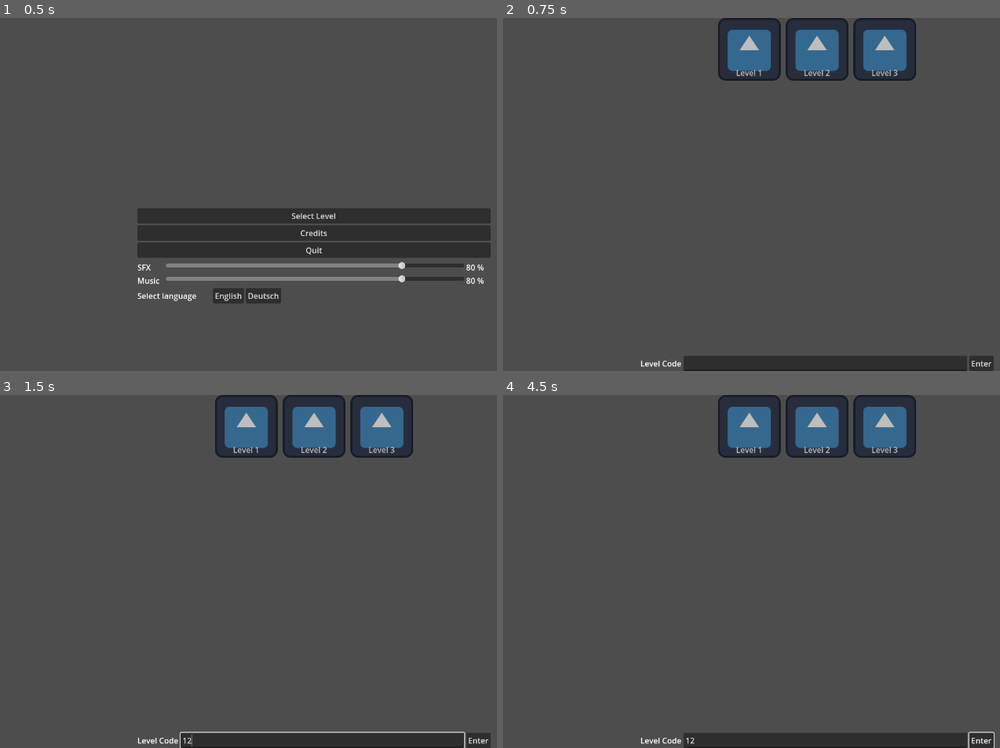
Above: before the commit, frames 1-4 (two rows, left to right).
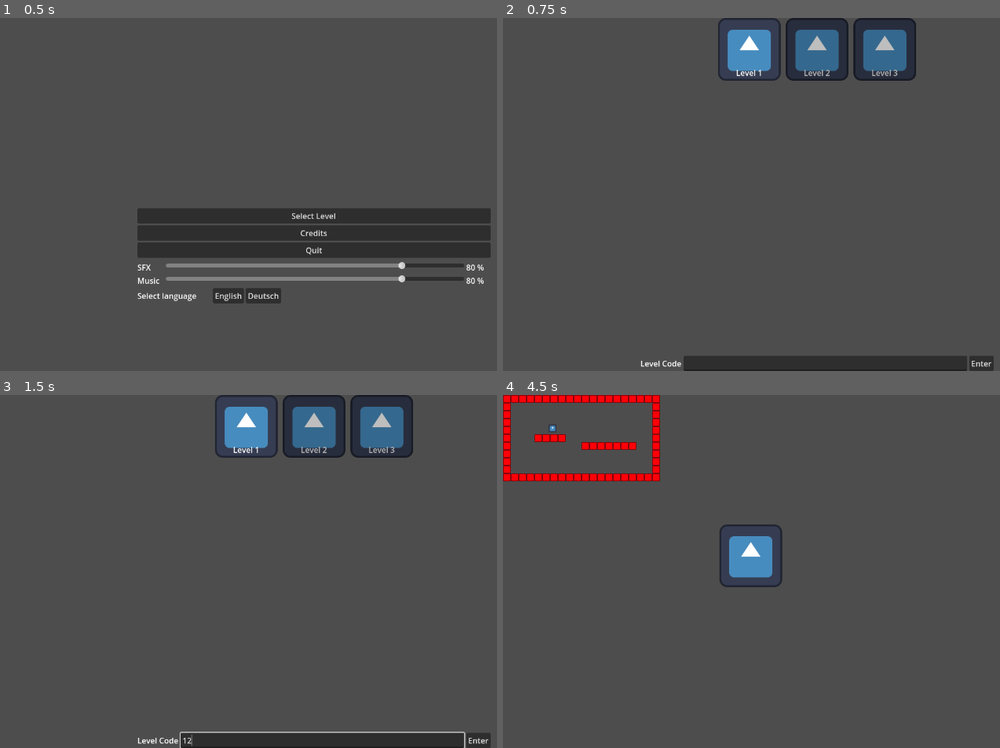
Above: after the commit, the same moments.

Repository: panorb/ludum-dare-56
Game: Godot game, scene res://world.tscn
Same seed, same stepped clock (60 frames per second), same inputs: the game is played once before the commit and once after it. The engine's default icon, where the game draws it, is replaced by a stand-in: a white triangle on a blue panel in a dark square.
Inputs (mouse positions are in pixels of both pictures, inside the frame that each line leads up to):
- Up to frame 1 (0.5 s): no input
- Up to frame 2 (0.75 s): click "Select Level" at 0.5 s
- Up to frame 3 (1.5 s): click (323, 740) at 1.27 s; type "12" at 1.35 s
- Up to frame 4 (4.5 s): click "Enter" at 2 s; click "Enter" at 2.75 s; click "Enter" at 3.5 s; tap Enter at 4.25 s; move the mouse to (751, 426) at 4.27 s; click (751, 426) at 4.42 s

Frame 1 is identical in both runs. In frame 2, 1.1% of the frame differs, in the area x 45-54%, y 3-17%; in frame 3, 1.1%; in frame 4, 13%, in the area x 0-99%, y 0-100%.

Commit message:
Default unlock first level

Diff:
--- a/godot/gui/level_menu/level_scene.gd
+++ b/godot/gui/level_menu/level_scene.gd
@@ -11,9 +11,9 @@
 	'3': 3,
 }
 
-@onready var unlocked_level: int = 0
-
 signal level_selected
+signal locked_level_selected
+signal unlock_level_till
 
 # Called when the node enters the scene tree for the first time.
 func _ready() -> void:
@@ -22,16 +22,16 @@
 
 	for level_card: LevelCard in level_cards:
 		level_card.pressed.connect(_on_level_selected)
-		level_card.locked = level_card.level > self.unlocked_level
+
+func unlock_level(level: int):
+	for level_card in level_cards:
+		level_card.locked = level_card.level > level
 
 func _on_level_selected(level: int) -> void:
-	if level <= unlocked_level:
-		level_selected.emit(level)
+	level_selected.emit(level)
 
 func _on_process_level_code():
 	var level_code: String = self.level_code_line_edit.text
 	if level_code in self.level_codes:
-		var level: int = self.level_codes[level_code]
-		self.unlocked_level = maxi(level, self.unlocked_level)
-		for level_card in level_cards:
-			level_card.locked = level_card.level > self.unlocked_level
+		var unlocking_level: int = self.level_codes[level_code]
+		unlock_level_till.emit(unlocking_level)
--- a/godot/world.gd
+++ b/godot/world.gd
@@ -35,6 +35,16 @@
 		if current_scene_node is MainMenu:
 			var main_menu_node = current_scene_node as MainMenu
 			main_menu_node.set_music_volume(value)
+
+var _level = 1;
+var level: int:
+	get: return self._level
+	set(value):
+		self._level = value
+		if self.current_scene_node is LevelScene:
+			var level_scene = current_scene_node as LevelScene
+			level_scene.unlock_level(value)
+
 
 @onready var current_scene_node: Node = null
 @onready var current_scene_key: String
@@ -108,6 +118,9 @@
 func _on_show_select_level() -> LevelScene:
 	var level_select_scene = self._set_current_scene(LEVEL_SCENE) as LevelScene
 
+	level_select_scene.unlock_level(self.level)
+
 	level_select_scene.level_selected.connect(_on_start_level)
+	level_select_scene.unlock_level_till.connect(func(unlocking_level): self.level = max(self.level,unlocking_level))
 
 	return level_select_scene
